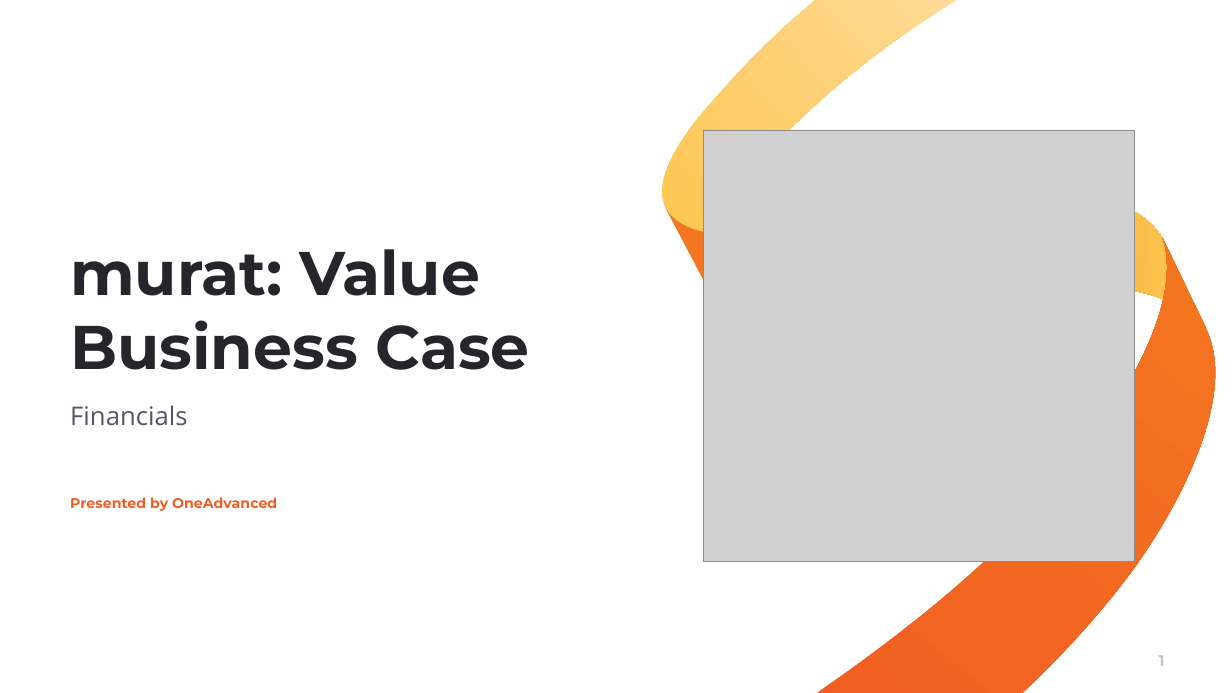
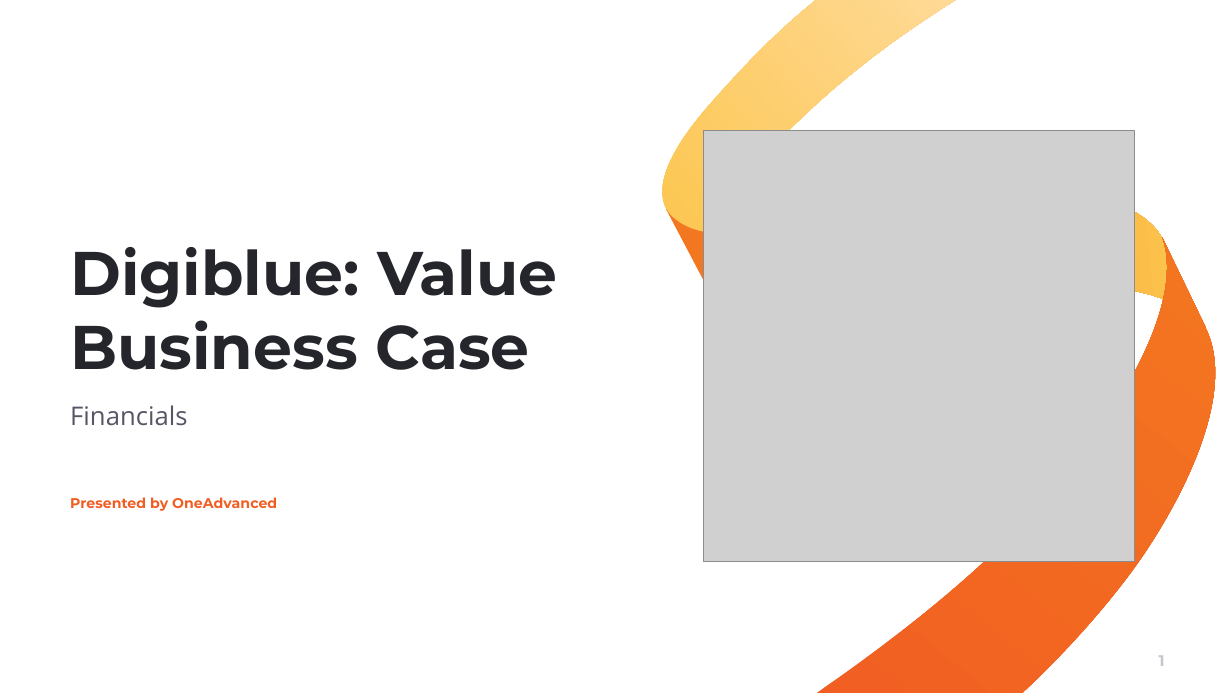
Before and after one commit to muratozdemirpiblo/ppt-api, a slide deck: slide 1 of questionare_output.pptx. Drawn at 1232x693 pixels with LibreOffice and Linux fonts; fonts in the diff are those of the drawing; grey boxes stand for pictures; background and template pictures are left out. Boxes give left, top, right and bottom in pixels: in the first picture for what was removed or moved away, otherwise in the second. Text is boxed around its words. In the diff, an @@ line names an element or a change of style, - is before the commit and + after.

```diff
--- a/questionare_output.pptx
+++ b/questionare_output.pptx
@@ title at [70,247,557,370]: text changed @@
-murat: Value Business Case
+Digiblue: Value Business Case
```
Also in this commit, not shown: 2 other slides changed, 2 other files.
